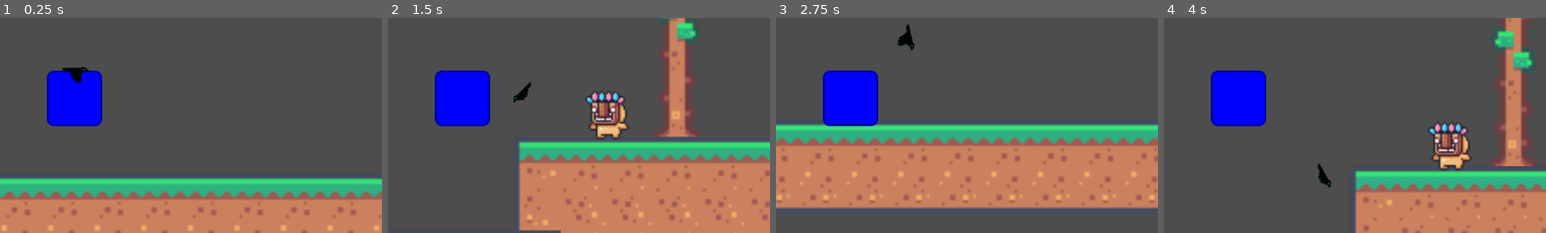
Above: before the commit, frames 1-4 (left to right).
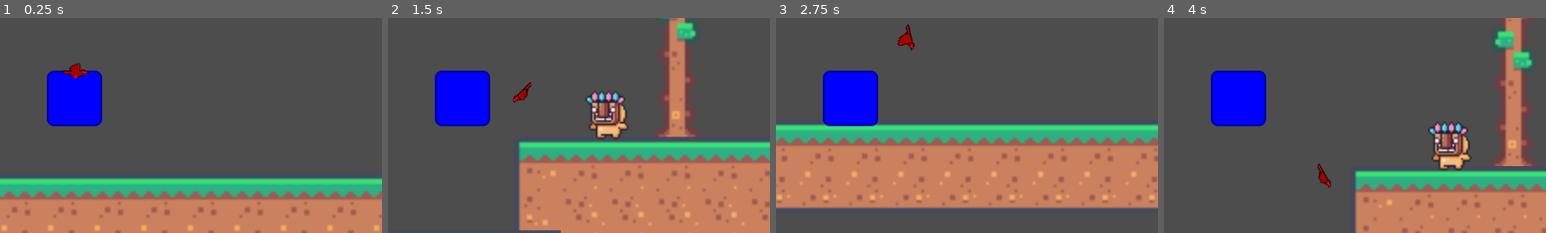
Above: after the commit, the same moments.

Repository: collectioncard/cmpm-170-prototype-3
Game: Godot game, scene res://scenes/main.tscn
Two runs of this game, one before a commit and one after it. Both use one fixed random seed, a clock stepped at 60 frames per second and the inputs below. The engine's default icon, where the game draws it, is replaced by a stand-in: a white triangle on a blue panel in a dark square.
Inputs (mouse positions are % of the whole screen's width and height, from its top left):
- Up to frame 1 (0.25 s): no input
- Up to frame 2 (1.5 s): tap Enter (ui_accept) at 0.5, 0.77 s; move the mouse to (72, 45) at 0.52 s; hold Right (ui_right) from 0.53 s (still down); click (72, 45) at 0.67 s; move the mouse to (30, 55) at 1.27 s; click (30, 55) at 1.42 s
- Up to frame 3 (2.75 s): tap Enter (ui_accept) at 1.52 s; move the mouse to (60, 28) at 2.02 s; release Right (ui_right) at 2.03 s; hold Left (ui_left) from 2.03 s (still down); click (60, 28) at 2.17 s
- Up to frame 4 (4 s): move the mouse to (45, 70) at 2.77 s; release Left (ui_left) at 2.78 s; hold Right (ui_right) from 2.78 s (still down); click (45, 70) at 2.92 s; tap Enter (ui_accept) at 3.02, 3.77 s; move the mouse to (80, 65) at 3.52 s; click (80, 65) at 3.67 s
The pictures show only the part of the screen within x 40-90%, y 41-91%; the shares and areas given below are measured in that part.

The runs differ from the first frame. In frame 1, 0.4% of the frame differs, in the area x 16-24%, y 20-31%; in frame 2, 0.1%; in frame 3, 0.2%; in frame 4, 0.1%.

Commit message:
Added ability to change bird type

Diff:
--- a/prototype-4--bird-game/scenes/bird.tscn
+++ b/prototype-4--bird-game/scenes/bird.tscn
@@ -56,8 +56,9 @@
 
 [node name="AnimatedSprite2D" type="AnimatedSprite2D" parent="."]
 sprite_frames = SubResource("SpriteFrames_gjskf")
-animation = &"attacking"
+animation = &"fly"
 autoplay = "fly"
+frame_progress = 0.785328
 
 [connection signal="body_entered" from="attack_area" to="." method="_on_attack_area_body_entered"]
 [connection signal="animation_finished" from="AnimatedSprite2D" to="." method="_on_animated_sprite_2d_animation_finished"]
--- a/prototype-4--bird-game/scenes/main.tscn
+++ b/prototype-4--bird-game/scenes/main.tscn
@@ -1,9 +1,10 @@
-[gd_scene load_steps=10 format=4 uid="uid://bg0qyj7hax6ay"]
+[gd_scene load_steps=11 format=4 uid="uid://bg0qyj7hax6ay"]
 
 [ext_resource type="Script" path="res://scenes/player.gd" id="1_n3l4d"]
 [ext_resource type="Texture2D" uid="uid://cm78c6ttiobia" path="res://icon.svg" id="2_dc540"]
 [ext_resource type="Texture2D" uid="uid://cdqlwxwwnkd88" path="res://tilemap_packed.png" id="3_j7y75"]
 [ext_resource type="PackedScene" uid="uid://dyveu0mb4hfyq" path="res://scenes/bird.tscn" id="4_gsu2h"]
+[ext_resource type="Script" path="res://scripts/Inventory.gd" id="4_ydvt3"]
 [ext_resource type="PackedScene" uid="uid://cuwaiupcvc6uw" path="res://scenes/enemy.tscn" id="5_x3018"]
 [ext_resource type="PackedScene" uid="uid://dq1mgc1o3lwfv" path="res://scenes/mask_dude.tscn" id="6_ike72"]
 
@@ -224,6 +225,10 @@
 safe_margin = 0.5
 script = ExtResource("1_n3l4d")
 
+[node name="Inventory" type="Node" parent="Player"]
+script = ExtResource("4_ydvt3")
+Inventory = [NodePath("../attackBird"), NodePath("../defendBird")]
+
 [node name="Camera2D" type="Camera2D" parent="Player"]
 offset = Vector2(0, -100)
 zoom = Vector2(0.65, 0.65)
@@ -236,7 +241,14 @@
 modulate = Color(0, 0, 3.243, 1)
 texture = ExtResource("2_dc540")
 
-[node name="bird" parent="Player" instance=ExtResource("4_gsu2h")]
+[node name="attackBird" parent="Player" instance=ExtResource("4_gsu2h")]
+unique_name_in_owner = true
+modulate = Color(7.796, 0, 0, 1)
+scale = Vector2(2, 2)
+
+[node name="defendBird" parent="Player" instance=ExtResource("4_gsu2h")]
+unique_name_in_owner = true
+visible = false
 modulate = Color(0, 1, 0.166667, 1)
 scale = Vector2(2, 2)
 
--- a/prototype-4--bird-game/scenes/player.gd
+++ b/prototype-4--bird-game/scenes/player.gd
@@ -4,7 +4,7 @@
 const SPEED = 700.0
 const JUMP_VELOCITY = -700.0
 
-@onready var cur_bird : CharacterBody2D = get_node("bird");
+@onready var cur_bird : CharacterBody2D = get_node("attackBird");
 
 func _process(_delta: float) -> void:
 	if position.y > 1500:
--- a/prototype-4--bird-game/scripts/Inventory.gd
+++ b/prototype-4--bird-game/scripts/Inventory.gd
@@ -1,49 +1,34 @@
-extends Node
+class_name BirdSet extends Node
 
 var CurrentToolIndex = 0;
-var Inventory = [];
+@export var Inventory = [];
 
 
-# Called when the node enters the scene tree for the first time.
-func _ready() -> void:
-	Inventory = [
-		Item.new("Example Item 1", false),
-		Item.new("Example Item 2", false),
-		Item.new("Example Item 3", false),
-		Item.new("Example Item 4", true),
-		Item.new("Example Item 5", false),
-	]
+
+func _input(event: InputEvent) -> void:
+	var new_tool_index = -1;
+	if event is InputEventMouseButton and event.is_pressed():
+		if event.button_index == MOUSE_BUTTON_WHEEL_UP:
+			new_tool_index = (CurrentToolIndex + 1) % Inventory.size();
+		elif event.button_index == MOUSE_BUTTON_WHEEL_DOWN:
+			new_tool_index = (CurrentToolIndex - 1 + Inventory.size()) % Inventory.size();
+
+		if new_tool_index != -1:
+			get_node(Inventory[CurrentToolIndex]).visible = false;
+			get_node(Inventory[new_tool_index]).visible = true;
+			CurrentToolIndex = new_tool_index;
+			print_debug("Current Tool: " + str(Inventory[new_tool_index]));
 
 
-	pass # Replace with function body.
-
-
-# Called every frame. 'delta' is the elapsed time since the previous frame.
-func _input(event: InputEvent) -> void:
-	if event is InputEventMouseButton and event.is_pressed():
-		if event.button_index == MOUSE_BUTTON_WHEEL_UP:
-			while true:
-				CurrentToolIndex = (CurrentToolIndex + 1) % Inventory.size()
-				if not Inventory[CurrentToolIndex].isDisabled:
-					break
-		elif event.button_index == MOUSE_BUTTON_WHEEL_DOWN:
-			while true:
-				CurrentToolIndex = (CurrentToolIndex - 1 + Inventory.size()) % Inventory.size()
-				if not Inventory[CurrentToolIndex].isDisabled:
-					break
-		print(Inventory[CurrentToolIndex].itemName)
-
-func getCurrentItem() -> Item:
-	return Inventory[CurrentToolIndex];
 
 
 
 class Item:
-	var itemName: String;
+	var birdScene: CharacterBody2D;
 	var isDisabled: bool;
 
 	func _init(newItemName, isItemDisabled):
-		self.itemName = newItemName;
+		self.birdScene = newItemName;
 		self.isDisabled = isItemDisabled;
 
 	pass;
